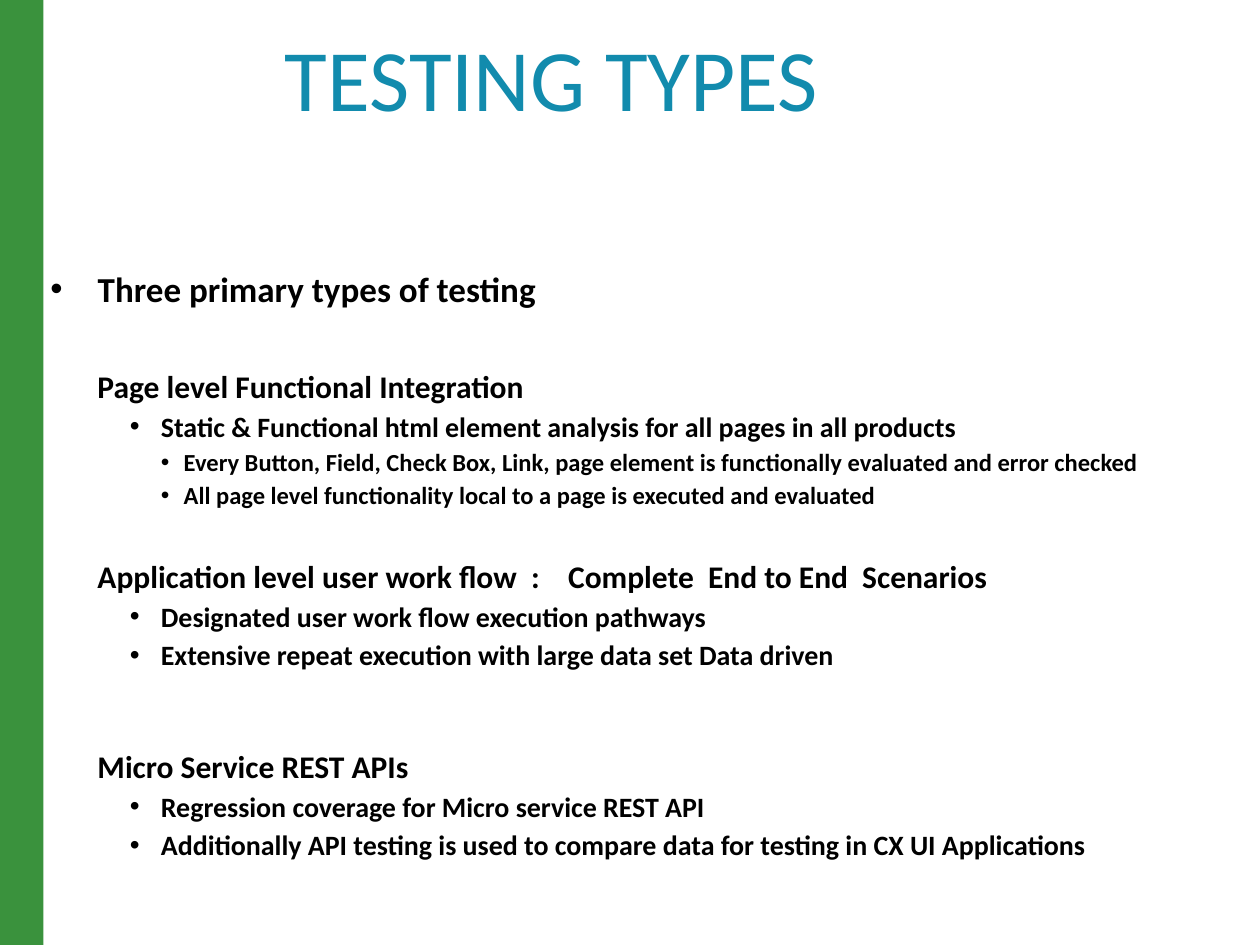
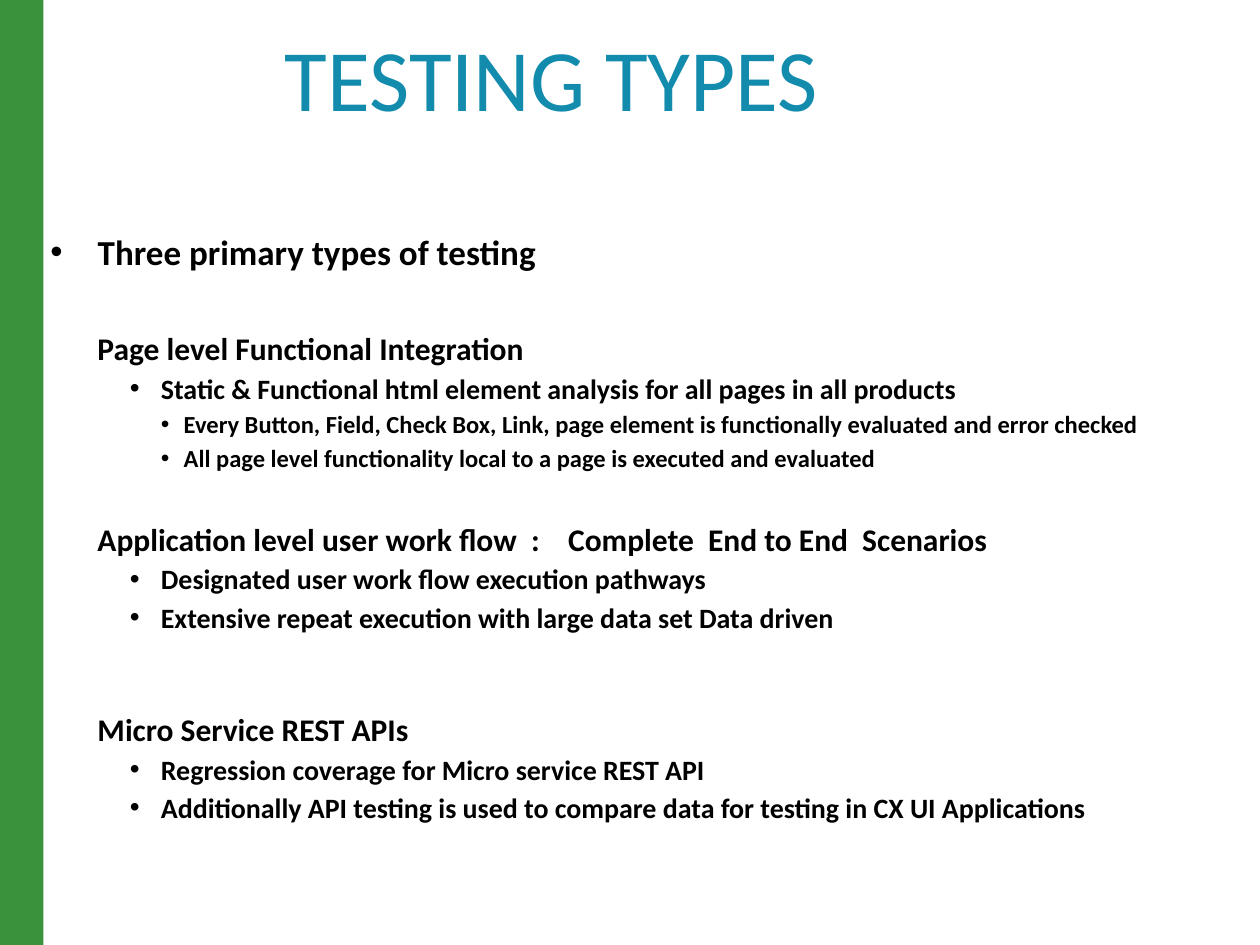
Before and after one commit to raghav9329/mainProf, a slide deck: slide 9 of CurrentWork_Delta/CX_StrategyPowerPoint.pptx. Drawn at 1260x945 pixels with LibreOffice and Linux fonts; fonts in the diff are those of the drawing. Boxes give left, top, right and bottom in pixels: in the first picture for what was removed or moved away, otherwise in the second. Text is boxed around its words. In the diff, an @@ line names an element or a change of style, - is before the commit and + after.

```diff
--- a/CurrentWork_Delta/CX_StrategyPowerPoint.pptx
+++ b/CurrentWork_Delta/CX_StrategyPowerPoint.pptx
@@ text "Three primary types of testing" moved from (x1=97, y1=277, x2=1137, y2=860) to (x1=97, y1=240, x2=1137, y2=823) @@
```
Also in this commit, not shown: 10 other slides changed, 5 other files.
